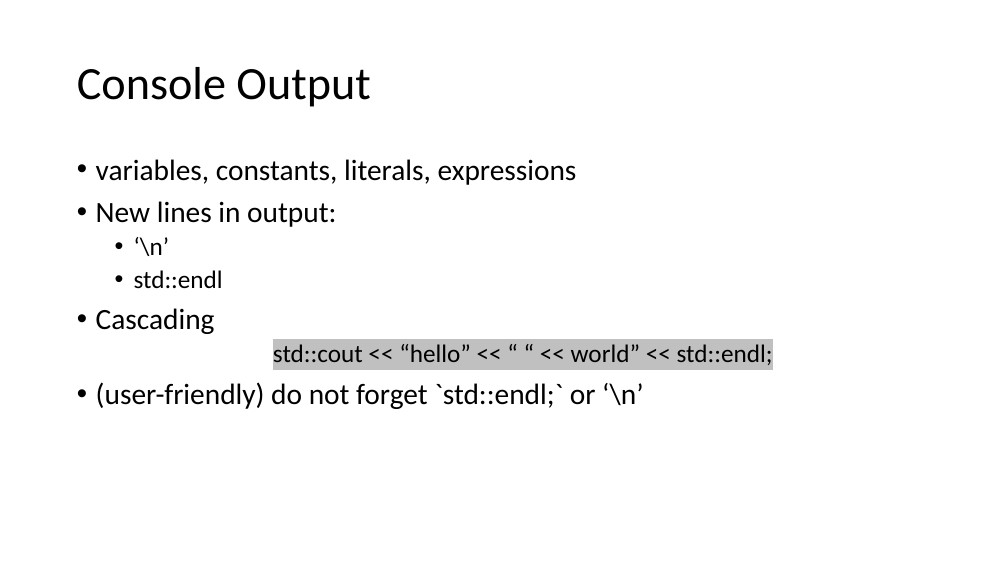
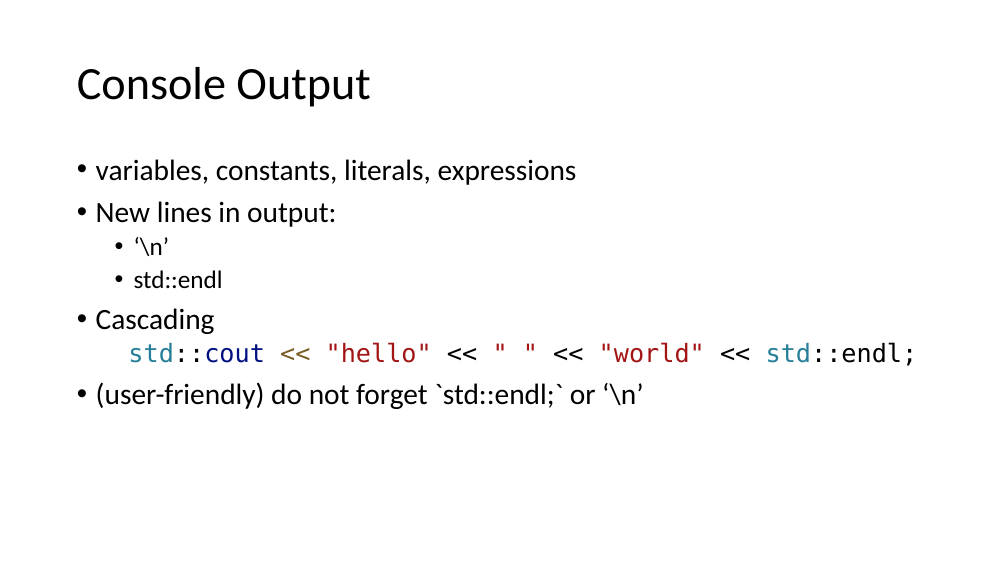
Before and after one commit to CNOCycle/cpp_tutorial, a slide deck: slide 5 of 03-iostream/00-iostream.pptx (slide 4 before the commit). Drawn at 1008x567 pixels with LibreOffice and Linux fonts; fonts in the diff are those of the drawing. Boxes give left, top, right and bottom in pixels: in the first picture for what was removed or moved away, otherwise in the second. Text is boxed around its words. In the diff, an @@ line names an element or a change of style, - is before the commit and + after.

```diff
--- a/03-iostream/00-iostream.pptx
+++ b/03-iostream/00-iostream.pptx
@@ text at (x1=128, y1=342, x2=918, y2=366): text changed; font Calibri to DejaVu Sans Mono; text colour #000000 to #A31515 @@
-  std::cout << “hello” << “ “ << world” << std::endl;
+  std::cout << "hello" << " " << "world" << std::endl;
```
Also in this commit, not shown: 3 other slides changed, 2 slides added, 1 slide removed, 2 other files.
